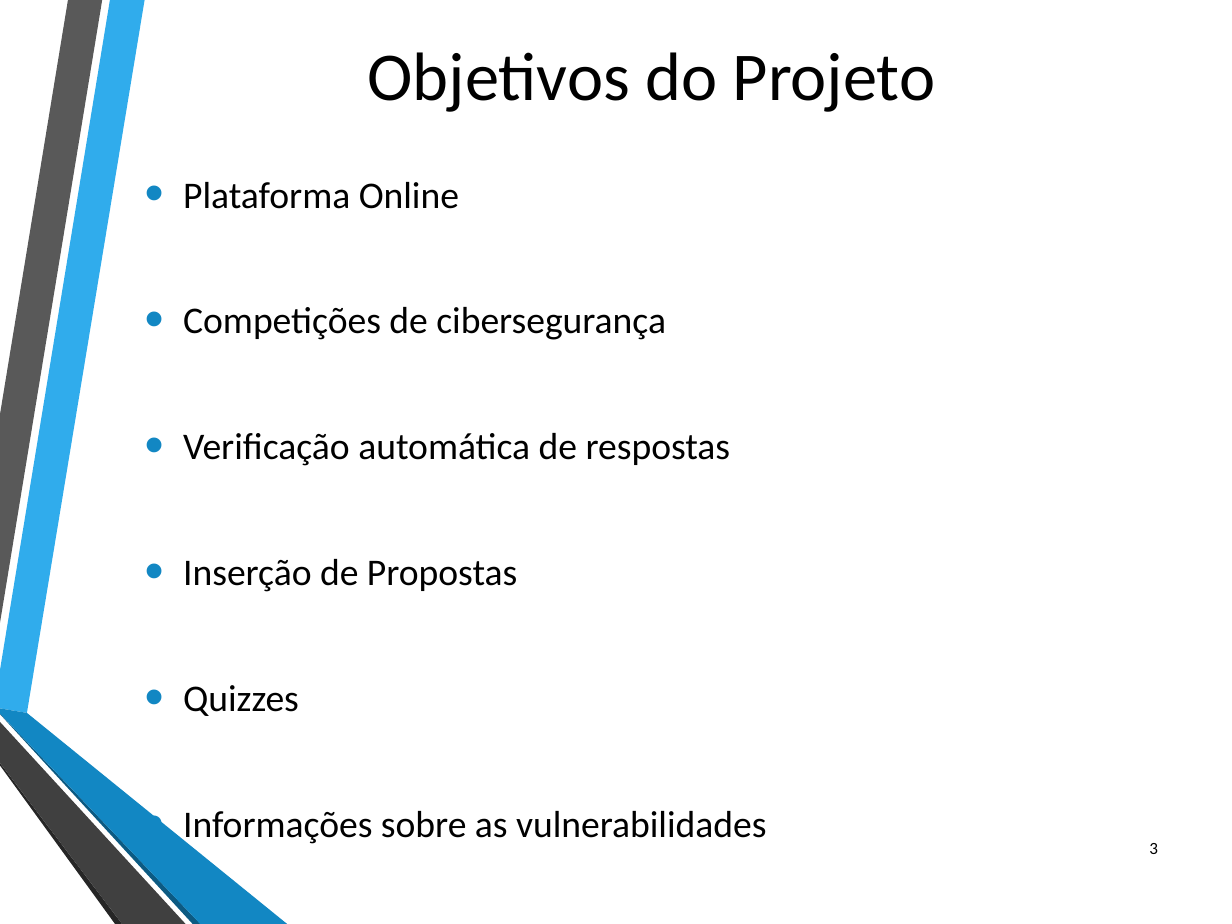
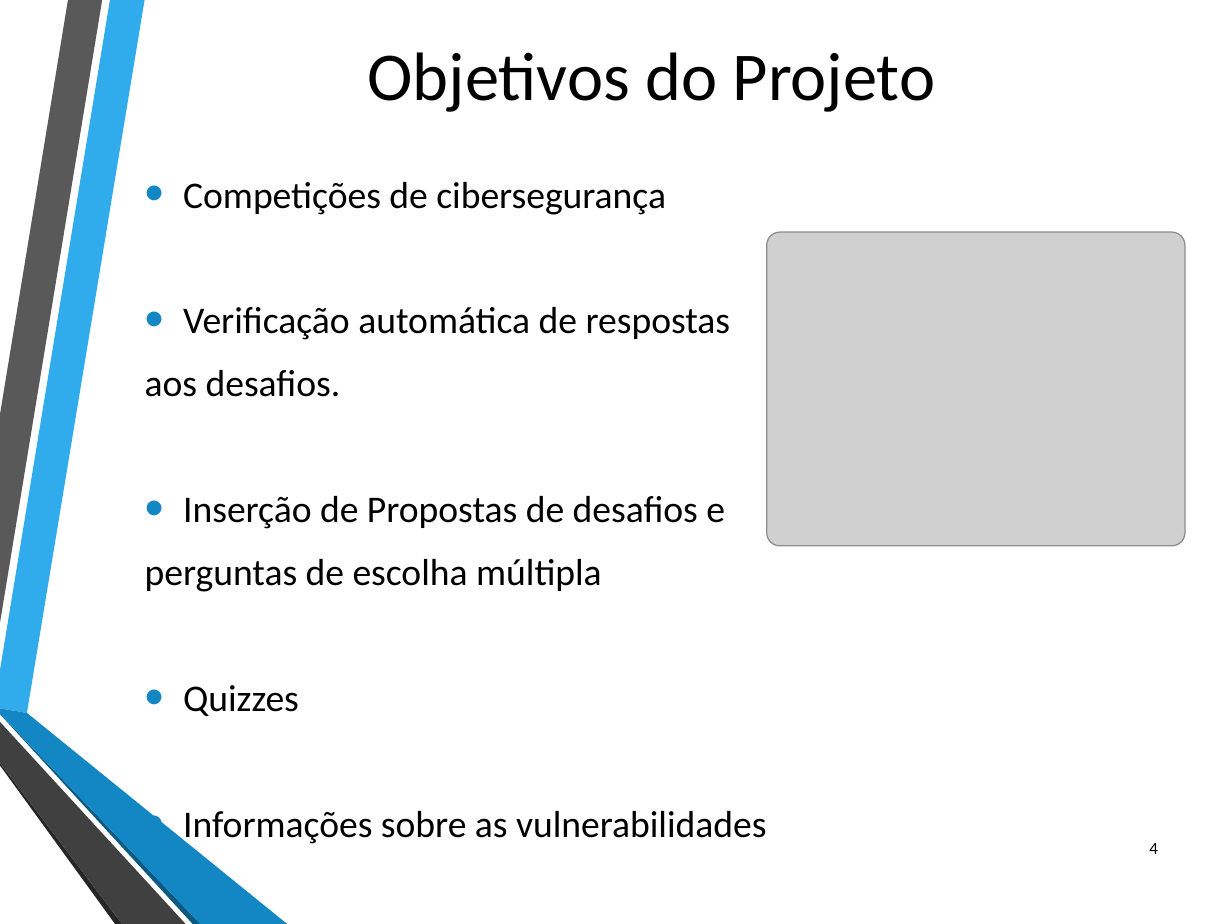
Before and after one commit to ruiparedes/ProjetoFinal, a slide deck: slide 4 of Documentos/Apresentacao Intermedia- Projeto - LabSecurity.pptx (slide 3 before the commit). Drawn at 1232x924 pixels with LibreOffice and Linux fonts; fonts in the diff are those of the drawing; grey boxes stand for pictures; background and template pictures are left out. Boxes give left, top, right and bottom in pixels: in the first picture for what was removed or moved away, otherwise in the second. Text is boxed around its words. In the diff, an @@ line names an element or a change of style, - is before the commit and + after.

```diff
--- a/Documentos/Apresentacao Intermedia- Projeto - LabSecurity.pptx
+++ b/Documentos/Apresentacao Intermedia- Projeto - LabSecurity.pptx
@@ text at [183,182,459,209]: paragraph removed @@
-• Plataforma Online
@@ picture added at [766,232,1185,546] @@
@@ text at [145,370,725,592]: text changed @@
-• Inserção de Propostas
+aos desafios.
+• Inserção de Propostas de desafios e
+perguntas de escolha múltipla
@@ page number at [1149,843,1158,854]: text changed @@
-3
+4
```
Also in this commit, not shown: 3 other slides changed, 7 slides added, 8 other files.
